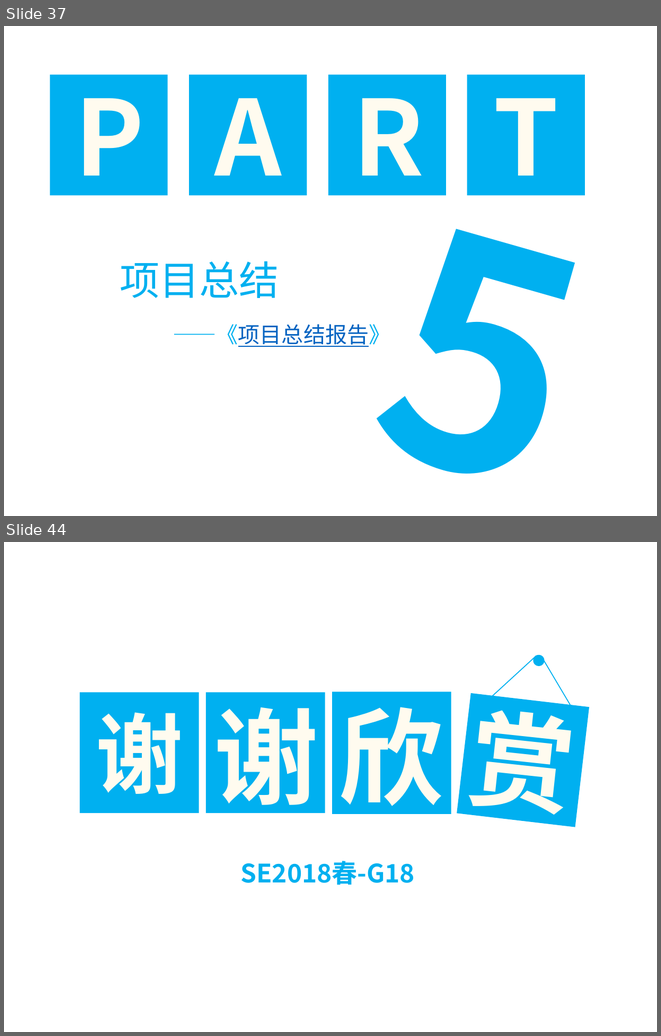
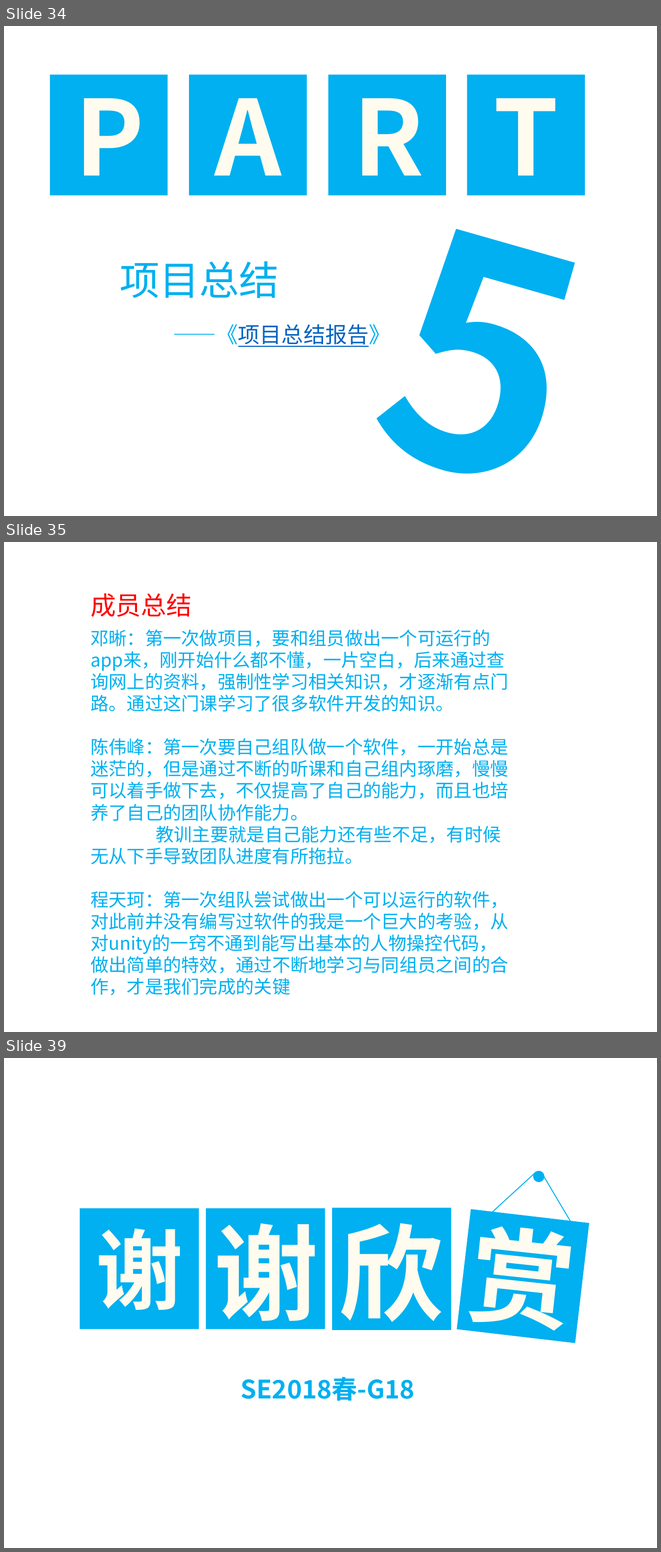
Before and after one commit to SE2018G18/SE2018-G18-Project, a slide deck: SE2018春-G18-项目总结.pptx. Shown one above the other, each under a label of ours: slides 37 and 44 before the commit, slides 34, 35 and 39 after it; the slides between them are not shown. The pictures are 661x1036 and 661x1552 pixels, drawn with LibreOffice and Linux fonts; fonts in the diff are those of the drawing; background and template pictures are left out. Boxes give left, top, right and bottom in pixels: in the first picture for what was removed or moved away, otherwise in the second. Text is boxed around its words. In the diff, an @@ line names an element or a change of style, - is before the commit and + after.

```diff
--- a/SE2018春-G18-项目总结.pptx
+++ b/SE2018春-G18-项目总结.pptx
@@ slide 35 added at (4,542,657,1032), background picture (left out) @@
@@ text added at (90,593,192,617), 28 pt, text #FF0000 @@
+成员总结
@@ text added at (90,629,509,995), 20 pt, text #00B0F0 @@
+邓晰：第一次做项目，要和组员做出一个可运行的app来，刚开始什么都不懂，一片空白，后来通过查询网上的资料，强制性学习相关知识，才逐渐有点门路。通过这门课学习了很多软件开发的知识。
+陈伟峰：第一次要自己组队做一个软件，一开始总是迷茫的，但是通过不断的听课和自己组内琢磨，慢慢可以着手做下去，不仅提高了自己的能力，而且也培养了自己的团队协作能力。
+教训主要就是自己能力还有些不足，有时候无从下手导致团队进度有所拖拉。
+程天珂：第一次组队尝试做出一个可以运行的软件，对此前并没有编写过软件的我是一个巨大的考验，从对unity的一窍不通到能写出基本的人物操控代码，做出简单的特效，通过不断地学习与同组员之间的合作，才是我们完成的关键
@@ what was slide 37 is now slide 34 @@
@@ what was slide 44 is now slide 39 @@
```
Also in this commit, not shown: 5 slides changed, 1 other slide added, 7 slides removed, 10 other files.
